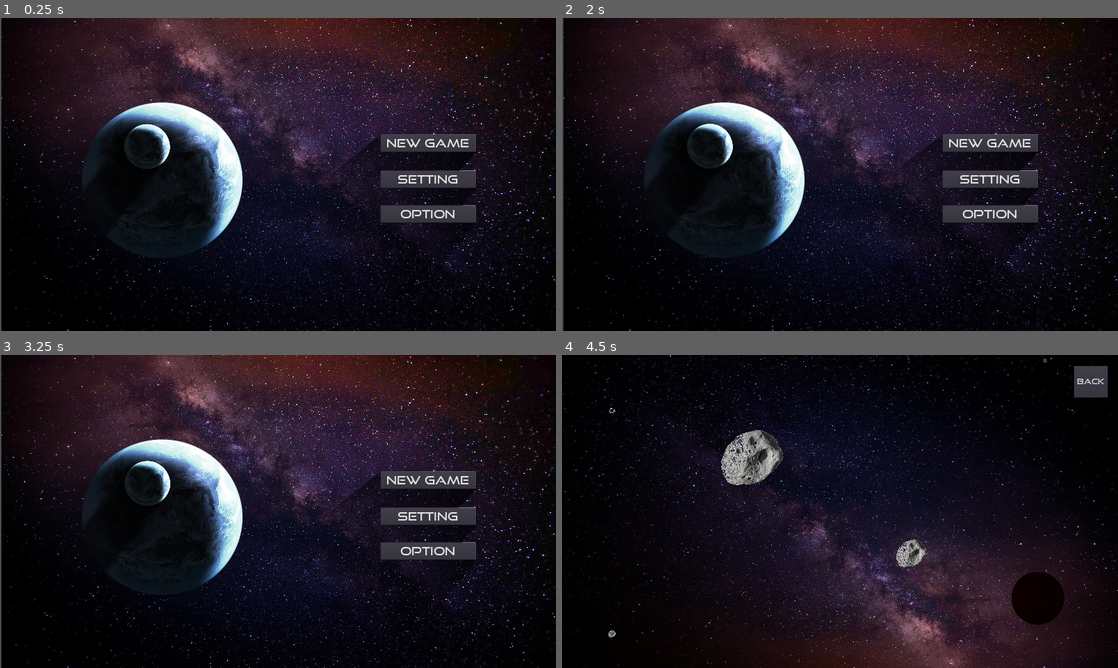
Above: before the commit, frames 1-4 (two rows, left to right).
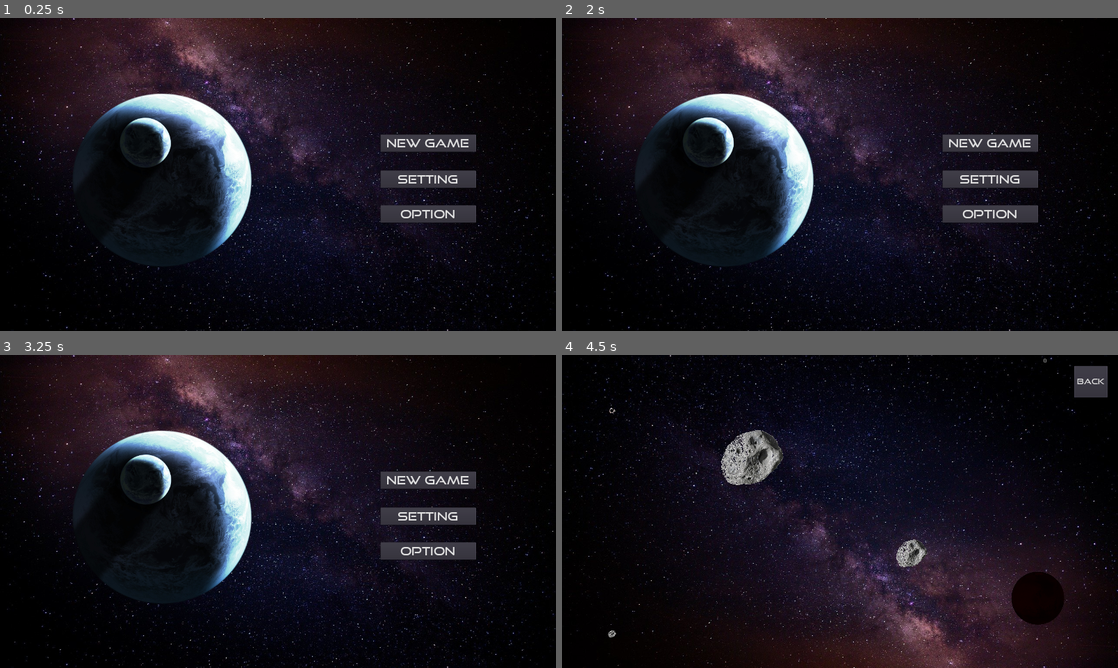
Above: after the commit, the same moments.

Repository: allenshi2014/balldrop
Game: Godot game, scene res://Menu.tscn
Same seed, same stepped clock (60 frames per second), same inputs: the game is played once before the commit and once after it.
Inputs (mouse positions are in pixels of both pictures, inside the frame that each line leads up to):
- Up to frame 1 (0.25 s): no input
- Up to frame 2 (2 s): click "Setting" at 0.5 s; click "BACK" (after the commit: "PLAY") at 1.25 s
- Up to frame 3 (3.25 s): click "New Game" at 2 s; click "Back" at 2.75 s
- Up to frame 4 (4.5 s): click "New Game" at 3.5 s; move the mouse to (962, 495) at 4.27 s; click (962, 495) at 4.42 s

The runs differ from the first frame. In frame 1, 20% of the frame differs, in the area x 0-100%, y 0-100%; in frame 2, 20%; in frame 3, 20%; in frame 4, nothing differs.

Commit message:
today updates

Diff:
--- a/Menu.gd
+++ b/Menu.gd
@@ -4,7 +4,7 @@
 
 	$earth.rotation_degrees += 0.05
 	var earth_degree = $earth.get_rotation_degrees()
-	if  earth_degree > 93 and earth_degree < 94:
+	if fmod(earth_degree, 50) >= 0 and fmod(earth_degree, 50) < 1:
 		$comet.set_emitting(true)
 	else:
 		$comet.set_emitting(false)
--- a/Menu.tscn
+++ b/Menu.tscn
@@ -1,6 +1,6 @@
 [gd_scene load_steps=11 format=2]
 
-[ext_resource path="res://image/bg/bg.jpg" type="Texture" id=1]
+[ext_resource path="res://image/bg/bg_menu.jpg" type="Texture" id=1]
 [ext_resource path="res://font/GT.ttf" type="DynamicFontData" id=2]
 [ext_resource path="res://menu.gd" type="Script" id=3]
 [ext_resource path="res://tex/glow.png" type="Texture" id=4]
@@ -29,7 +29,7 @@
 }
 
 [node name="bg" type="Sprite" parent="."]
-position = Vector2( 642.676, 365.995 )
+position = Vector2( 640, 360 )
 rotation = 3.14159
 texture = ExtResource( 1 )
 
@@ -50,11 +50,10 @@
 [node name="earth" type="Sprite" parent="."]
 position = Vector2( 375, 375 )
 rotation = 1.5708
-scale = Vector2( 0.3, 0.3 )
 texture = ExtResource( 5 )
 
 [node name="light" type="Light2D" parent="earth"]
-position = Vector2( -2987.77, -4857.11 )
+position = Vector2( -3000, -5000 )
 scale = Vector2( 3.33333, 3.33333 )
 texture = ExtResource( 6 )
 texture_scale = 3.0
--- a/level/stage1/stage1_1.tscn
+++ b/level/stage1/stage1_1.tscn
@@ -1,12 +1,13 @@
 [gd_scene load_steps=17 format=2]
 
 [ext_resource path="res://fonts/WireOne.ttf" type="DynamicFontData" id=1]
-[ext_resource path="res://image/bg/bg.jpg" type="Texture" id=2]
+[ext_resource path="res://image/bg/bg_menu.jpg" type="Texture" id=2]
 [ext_resource path="res://font/GT.ttf" type="DynamicFontData" id=3]
 [ext_resource path="res://level/stage1/stage1_1.gd" type="Script" id=4]
 [ext_resource path="res://level/stage1/rock.tscn" type="PackedScene" id=5]
 [ext_resource path="res://level/ball.tscn" type="PackedScene" id=6]
 [ext_resource path="res://level/gate.tscn" type="PackedScene" id=7]
+
 
 [sub_resource type="Environment" id=1]
 background_mode = 4
--- a/selection.gd
+++ b/selection.gd
@@ -16,15 +16,18 @@
 func _process(delta):
 
 	#increase/decrease items while moving
+	$btn_play.visible = false
 	for child in $sprites.get_children():
 		#get space between center(x=650) and each item
 		var space = abs(child.global_position.x - 650)
+		#scaling when in range
 		if space <= 150 and space >= 50:
 			var increment = Vector2(0.002, 0.002)
 			child.scale = Vector2(0.3, 0.3) + (150 - space) * increment
+		#show play button when in range
+		if space <= 50 and space >= 0:
 			$btn_play.visible = true
-		else:
-			$btn_play.visible = false
+
 
 	#moving items while mouse moves
 	if swipe_start != null:
--- a/selection.tscn
+++ b/selection.tscn
@@ -7,42 +7,48 @@
 [ext_resource path="res://image/ball/item4.png" type="Texture" id=5]
 [ext_resource path="res://image/ball/item5.png" type="Texture" id=6]
 [ext_resource path="res://font/GT.ttf" type="DynamicFontData" id=7]
+[ext_resource path="res://image/bg/bg_menu.jpg" type="Texture" id=8]
 
 [sub_resource type="DynamicFont" id=1]
 size = 25
 font_data = ExtResource( 7 )
 
 [node name="selection" type="Node2D"]
-position = Vector2( 5.48724, 5.48712 )
 script = ExtResource( 1 )
+
+[node name="bg" type="Sprite" parent="."]
+position = Vector2( 640, 360 )
+rotation = 3.14159
+texture = ExtResource( 8 )
 
 [node name="cam" type="Camera2D" parent="."]
 position = Vector2( 650, 350 )
 
 [node name="sprites" type="Node2D" parent="."]
+position = Vector2( 652.432, 350 )
 
 [node name="item1" type="Sprite" parent="sprites"]
-position = Vector2( 249.68, 489.613 )
+position = Vector2( -417.558, 116.898 )
 scale = Vector2( 0.3, 0.3 )
 texture = ExtResource( 2 )
 
 [node name="item2" type="Sprite" parent="sprites"]
-position = Vector2( 421.106, 487.597 )
+position = Vector2( -193.432, 122.702 )
 scale = Vector2( 0.3, 0.3 )
 texture = ExtResource( 3 )
 
 [node name="item3" type="Sprite" parent="sprites"]
-position = Vector2( 580.432, 485.58 )
+position = Vector2( -0.00012207, 125.897 )
 scale = Vector2( 0.3, 0.3 )
 texture = ExtResource( 4 )
 
 [node name="item4" type="Sprite" parent="sprites"]
-position = Vector2( 763.959, 481.546 )
+position = Vector2( 200.977, 127.076 )
 scale = Vector2( 0.3, 0.3 )
 texture = ExtResource( 5 )
 
 [node name="item5" type="Sprite" parent="sprites"]
-position = Vector2( 954.948, 483.563 )
+position = Vector2( 402.392, 123.88 )
 scale = Vector2( 0.3, 0.3 )
 texture = ExtResource( 6 )
 
Not shown, removed: image/bg/bg.jpg.import
Binary file removed: image/bg/bg1.jpg
Not shown, removed: image/bg/bg1.jpg.import
Renamed: image/bg/bg.jpg -> image/bg/bg_menu.jpg
Not shown, changed: image/bg/bg_menu.jpg.import
Binary file removed: image/bg/earth.png
Binary file changed: image/bg/earth_menu.png
Not shown: 1 places in selection.tscn that only renumber resources
